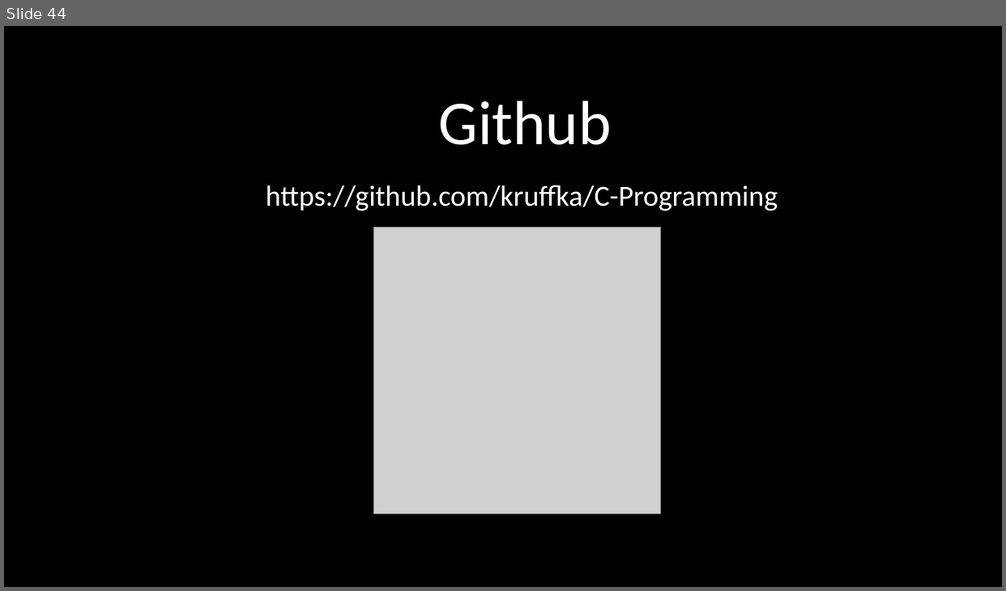
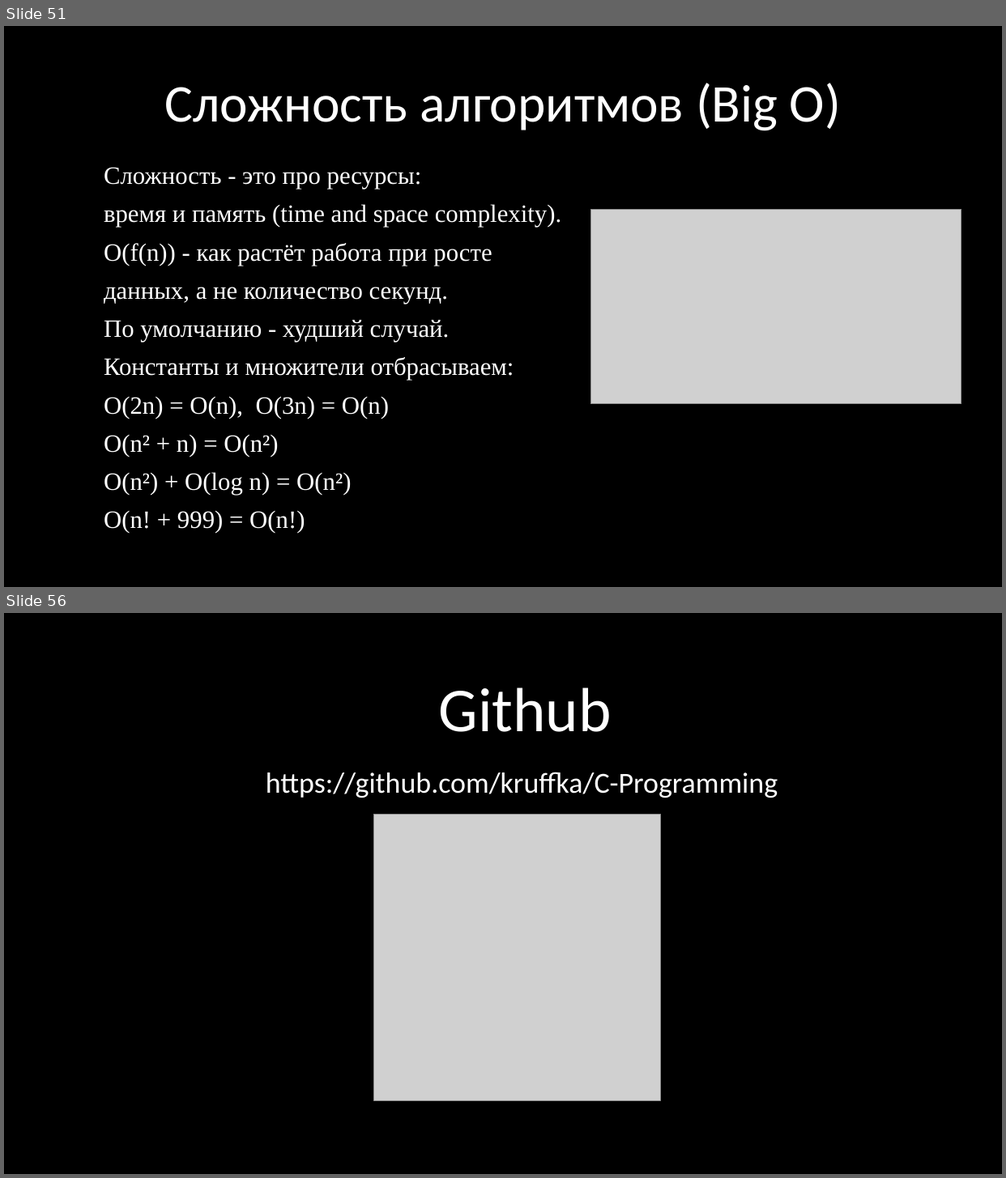
Before and after one commit to kruffka/C-Programming, a slide deck: 5_arrays/5_arrays.pptx. Shown one above the other, each under a label of ours: slide 44 before the commit, slides 51 and 56 after it; the slides between them are not shown. The pictures are 1006x591 and 1006x1178 pixels, drawn with LibreOffice and Linux fonts; fonts in the diff are those of the drawing; grey boxes stand for pictures. Boxes give left, top, right and bottom in pixels: in the first picture for what was removed or moved away, otherwise in the second. Text is boxed around its words. In the diff, an @@ line names an element or a change of style, - is before the commit and + after.

```diff
--- a/5_arrays/5_arrays.pptx
+++ b/5_arrays/5_arrays.pptx
@@ slide 51 added at [4, 26, 1002, 587], background #000000 @@
@@ text added at [164, 83, 841, 131], 51 pt, text #FFFFFF @@
+Сложность алгоритмов (Big O)
@@ text added at [104, 167, 561, 533], 24 pt, text #FFFFFF @@
+Сложность - это про ресурсы:
+время и память (time and space complexity).
+O(f(n)) - как растёт работа при росте
+данных, а не количество секунд.
+По умолчанию - худший случай.
+Константы и множители отбрасываем:
+O(2n) = O(n), O(3n) = O(n)
+O(n² + n) = O(n²)
+O(n²) + O(log n) = O(n²)
+O(n! + 999) = O(n!)
@@ picture added at [591, 209, 961, 404] @@
@@ what was slide 44 is now slide 56 @@
```
Also in this commit, not shown: 9 slides changed, 14 other slides added, 3 slides removed, 20 other files.
